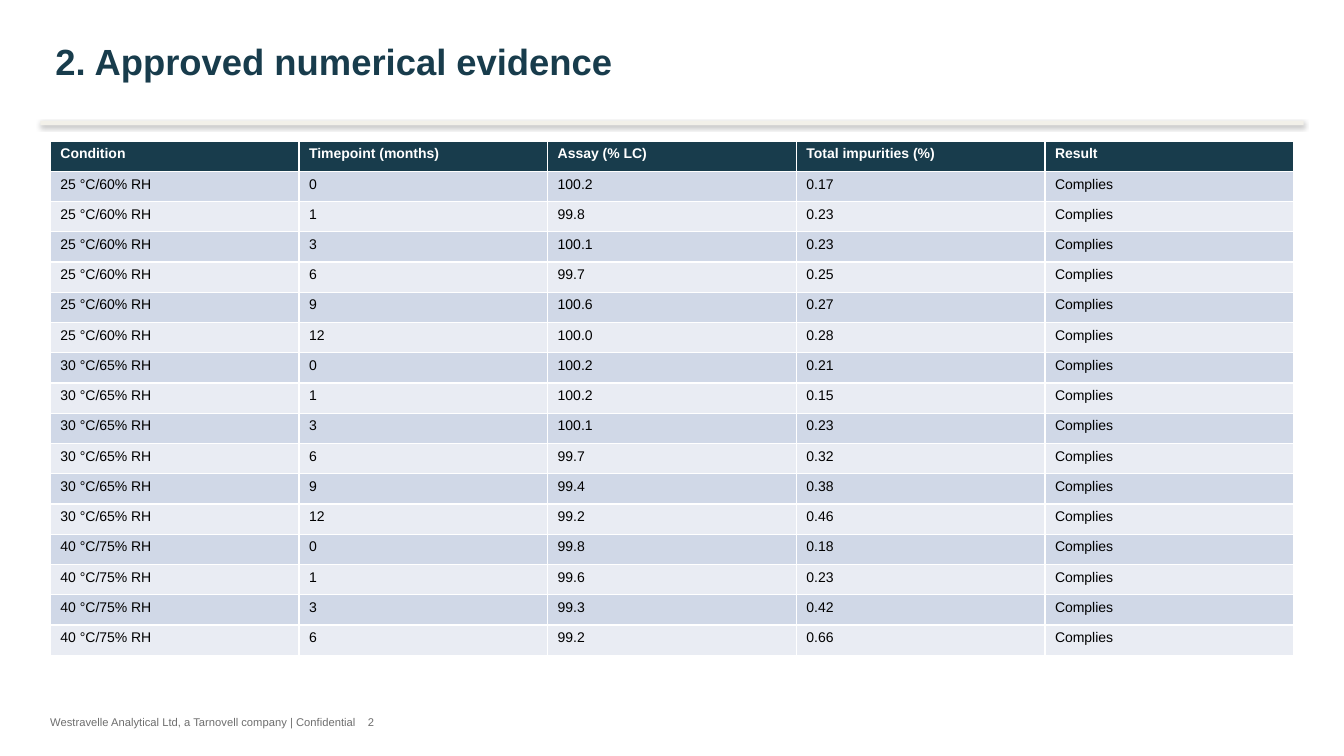
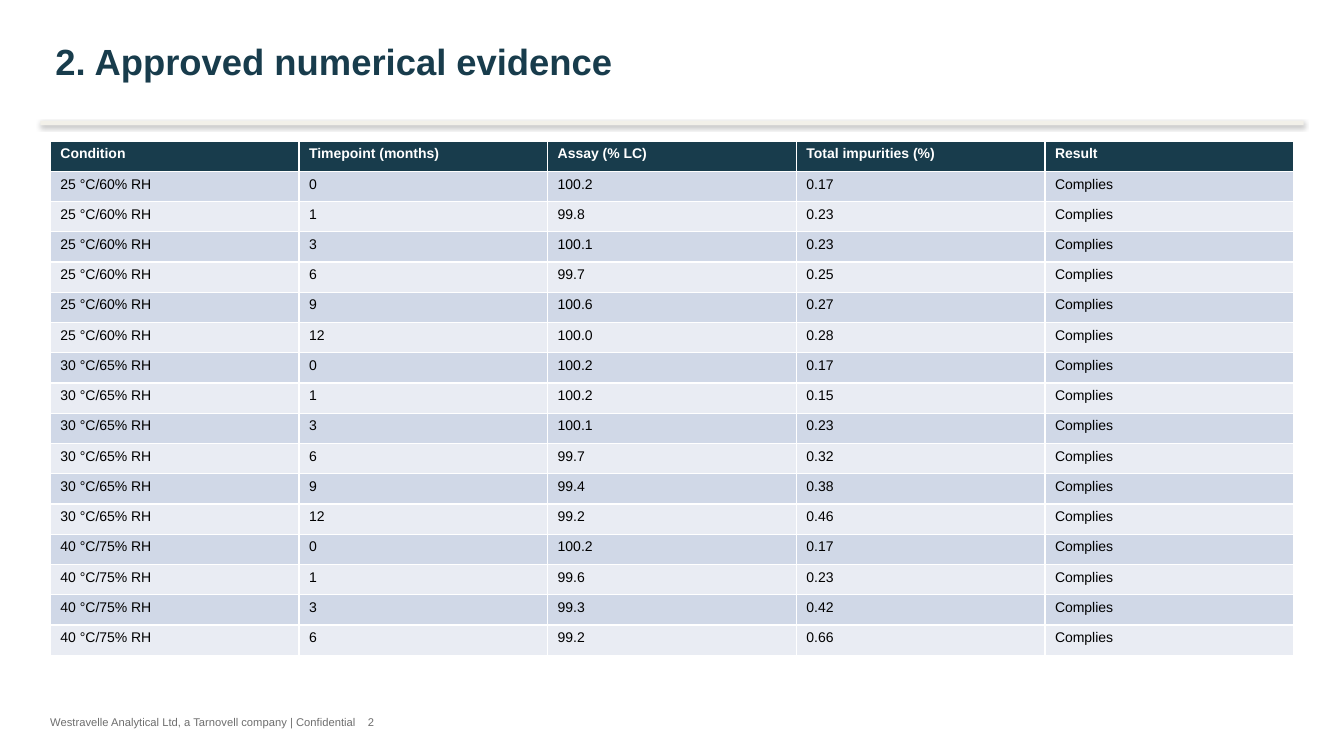
Before and after one commit to 60xAI/portco-mock-dataset, a slide deck: slide 2 of output/archive/WestravelleData/Stability/PV30/WA-2021-270/Readouts/Client/PV30_StabilityReview_QA-APPROVED.pptx. Drawn at 1344x756 pixels with LibreOffice and Linux fonts; fonts in the diff are those of the drawing. Boxes give left, top, right and bottom in pixels: in the first picture for what was removed or moved away, otherwise in the second. Text is boxed around its words. In the diff, an @@ line names an element or a change of style, - is before the commit and + after.

```diff
--- a/output/archive/WestravelleData/Stability/PV30/WA-2021-270/Readouts/Client/PV30_StabilityReview_QA-APPROVED.pptx
+++ b/output/archive/WestravelleData/Stability/PV30/WA-2021-270/Readouts/Client/PV30_StabilityReview_QA-APPROVED.pptx
@@ table at [50,141,1296,655] @@
-row 8, column 4: 0.21
+row 8, column 4: 0.17
-row 14, column 3: 99.8
+row 14, column 3: 100.2
-row 14, column 4: 0.18
+row 14, column 4: 0.17
```
Also in this commit, not shown: 14 other files.
